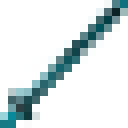
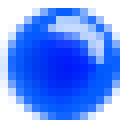
Two versions of the same layered image (128×128). Layer-by-layer changes:
hid "1cbb59471a43888c48843ef45e5a7e23" over (0, 0, 128, 128)
added layer "椭圆 2" above "椭圆 1" over (0, 8, 128, 128)
